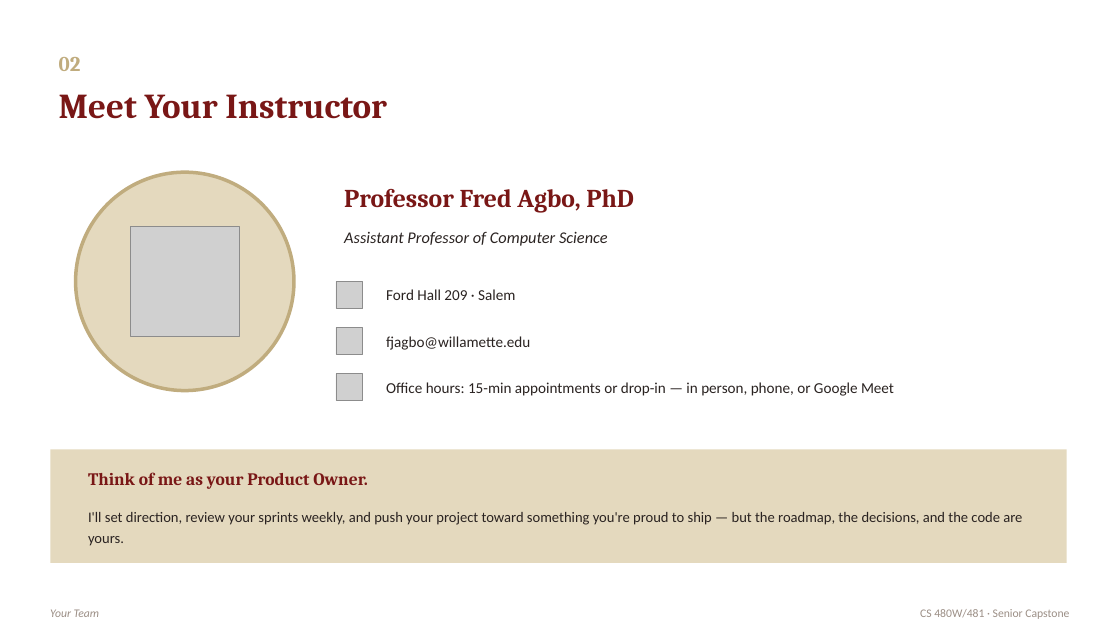
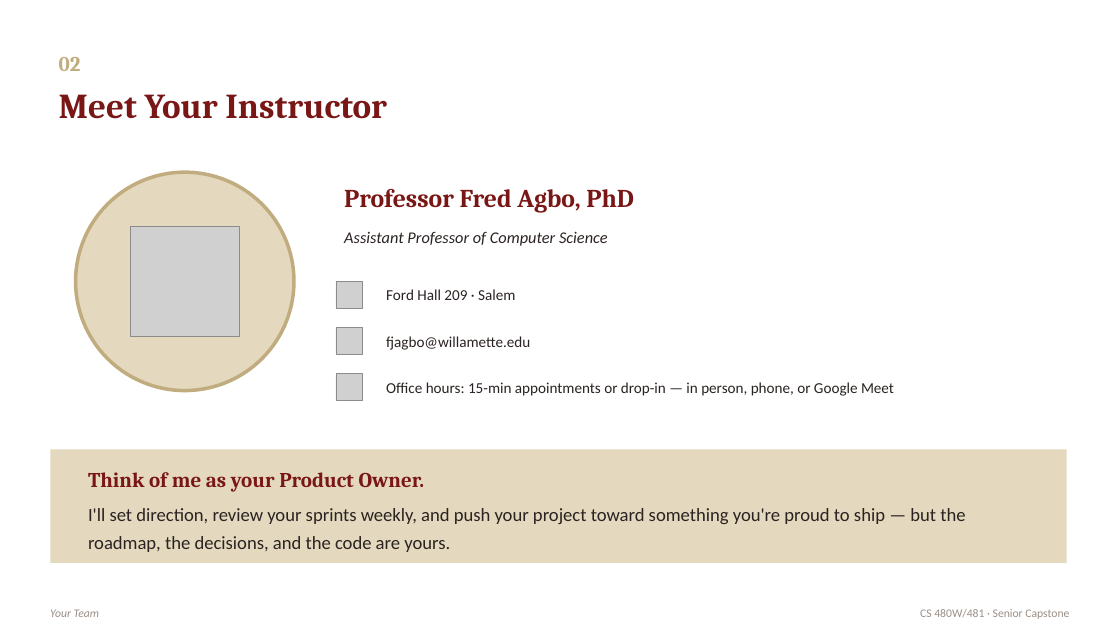
Before and after one commit to agbofred/agbofred.github.io, a slide deck: slide 3 of Capstone/2026/CS480W_481_Capstone_Kickoff_2.pptx. Drawn at 1120x630 pixels with LibreOffice and Linux fonts; fonts in the diff are those of the drawing; grey boxes stand for pictures. Boxes give left, top, right and bottom in pixels: in the first picture for what was removed or moved away, otherwise in the second. Text is boxed around its words. In the diff, an @@ line names an element or a change of style, - is before the commit and + after.

```diff
--- a/Capstone/2026/CS480W_481_Capstone_Kickoff_2.pptx
+++ b/Capstone/2026/CS480W_481_Capstone_Kickoff_2.pptx
@@ rectangle at (x1=50, y1=450, x2=1067, y2=563): proportions changed @@
@@ text "Think of me as your ..." at (x1=88, y1=472, x2=425, y2=492): size 15 to 18 pt @@
@@ text "I'll set direction, review your ..." at (x1=88, y1=508, x2=965, y2=552): size 12.5 to 16 pt @@
```
Also in this commit, not shown: 9 other slides changed, 35 other files.
